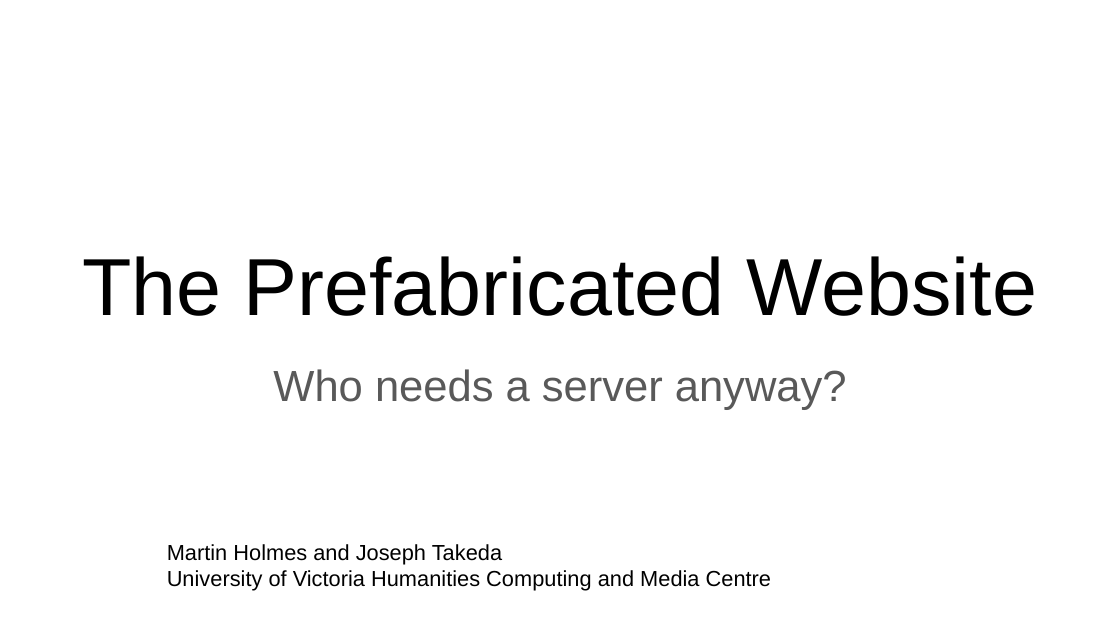
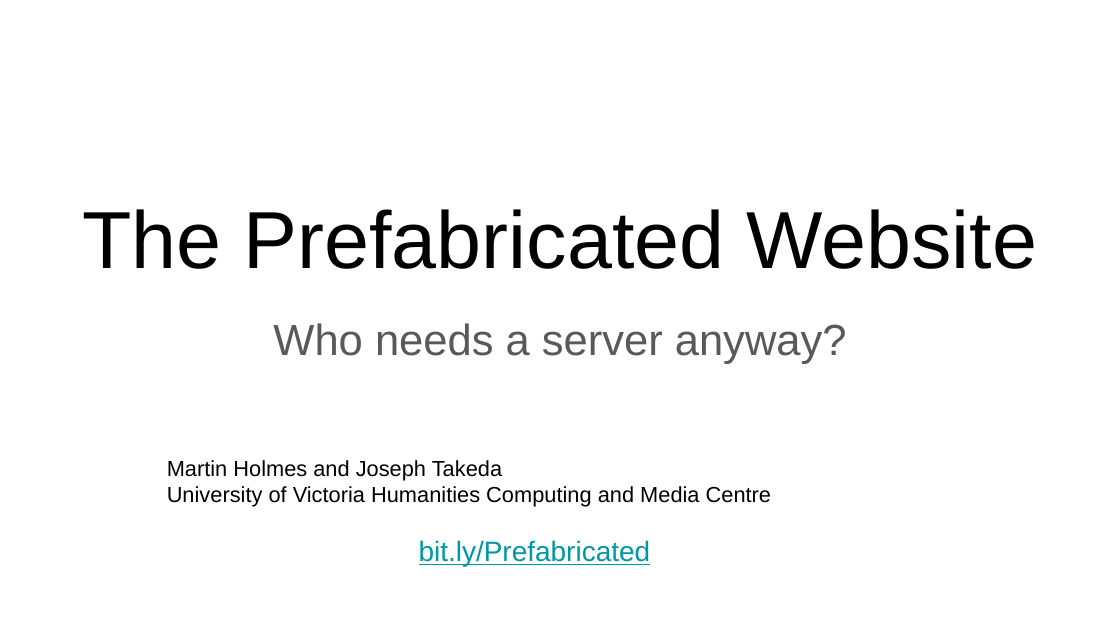
Before and after one commit to projectEndings/Endings, a slide deck: slide 1 of presentations/tei_2019/thePrefabricatedWebsite.odp. Drawn at 1120x630 pixels with LibreOffice and Linux fonts; fonts in the diff are those of the drawing; background and template pictures are left out. Boxes give left, top, right and bottom in pixels: in the first picture for what was removed or moved away, otherwise in the second. Text is boxed around its words. In the diff, an @@ line names an element or a change of style, - is before the commit and + after.

```diff
--- a/presentations/tei_2019/thePrefabricatedWebsite.odp
+++ b/presentations/tei_2019/thePrefabricatedWebsite.odp
@@ title "The Prefabricated Website" moved from (x1=82, y1=256, x2=1037, y2=316) to (x1=82, y1=209, x2=1037, y2=269) @@
@@ subtitle "Who needs a server anyway?" moved from (x1=273, y1=369, x2=847, y2=410) to (x1=273, y1=323, x2=847, y2=364) @@
@@ text "Martin Holmes and Joseph Takeda" moved from (x1=167, y1=544, x2=771, y2=591) to (x1=167, y1=460, x2=771, y2=566) @@
@@ text at (x1=419, y1=540, x2=651, y2=566): paragraph added @@
+bit.ly/Prefabricated
```
Also in this commit, not shown: 3 other slides changed, 15 slides added, 2 other files.
